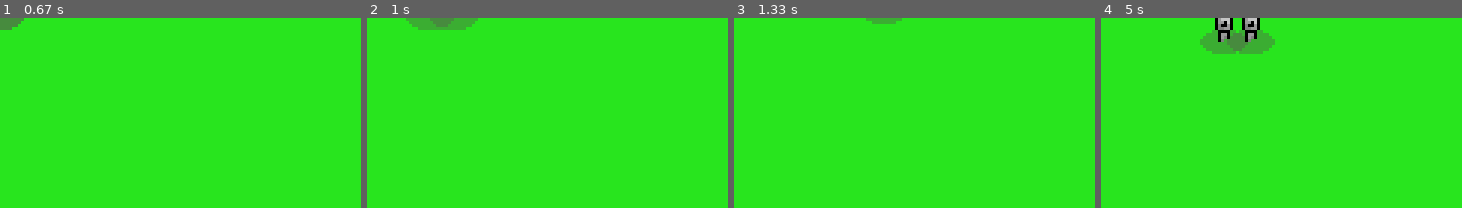
Above: before the commit, frames 1-4 (left to right).
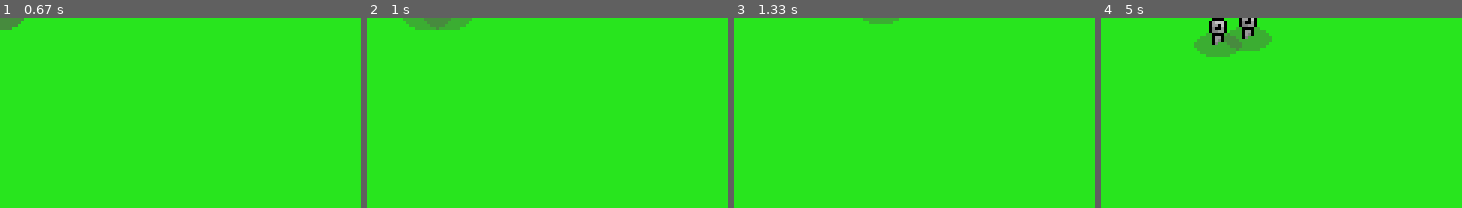
Above: after the commit, the same moments.

Repository: shaurya-sharma-dev/pygame-topdownengine
Game: pygame game, started from examples/basic_usage.py
The game is run twice, just before and just after one commit, with the same random seed, the same clock (stepped at 60 frames per second) and the same inputs.
Inputs (mouse positions are % of the whole screen's width and height, from its top left):
- Up to frame 1 (0.67 s): right-click (58, 93) at 0.38 s
- Up to frame 2 (1 s): hold D from 0.67 s (still down); move the mouse to (outside the picture) at 0.7 s
- Up to frame 3 (1.33 s): release D at 1.13 s; hold W from 1.17 s (still down)
- Up to frame 4 (5 s): release W at 1.47 s; hold S 4.4-4.77 s; hold A from 4.8 s (still down)
The pictures show only the part of the screen within x 0-50%, y 0-50%; the shares and areas given below are measured in that part.

Frame 1 is identical in both runs. In frame 2, 0.3% of the frame differs, in the area x 9-31%, y 0-7%; in frame 3, less than 0.1%; in frame 4, 1.9%, in the area x 25-49%, y 0-21%.

Commit message:
Add accumalated dt logic.
Signed-off-by: Shaurya Sharma 65916881+shaurya-sharma-dev@users.noreply.github.com

Diff:
--- a/topdownengine/game.py
+++ b/topdownengine/game.py
@@ -106,6 +106,9 @@
         }
         self.active_scene_key = "gameplay"
 
+        # Accumalated Deltatime
+        self._accumulated_deltatime = 0
+
     @property
     def active_scene(self) -> BaseScene:
         "The active scene."
@@ -141,8 +144,24 @@
         Args:
             dt (float): The deltatime.
         """
-        self.camera.update(dt)
-        self.active_scene.update(dt)
+        # Convert dt from milliseconds to seconds.
+        dt = dt / 1000
+
+        # Add a cap to one frame's dt to prevent infinite lag spirals
+        if (dt > 0.25): dt = 0.25
+
+        # Add processed dt to accumulater
+        self._accumulated_deltatime += dt
+
+        # Execute the update logic in steps of 1 / FPS
+        while self._accumulated_deltatime >= 1 / self.fps:
+            # Use 1000 / self.fps for update functions because
+            # they still use milliseconds.
+            self.camera.update(1000 / self.fps)
+            self.active_scene.update(1000 / self.fps)
+
+            # Subtract from accumulated deltatime in seconds.
+            self._accumulated_deltatime -= 1 / self.fps
 
     def render(self) -> None:
         "Render everything to the screen."
